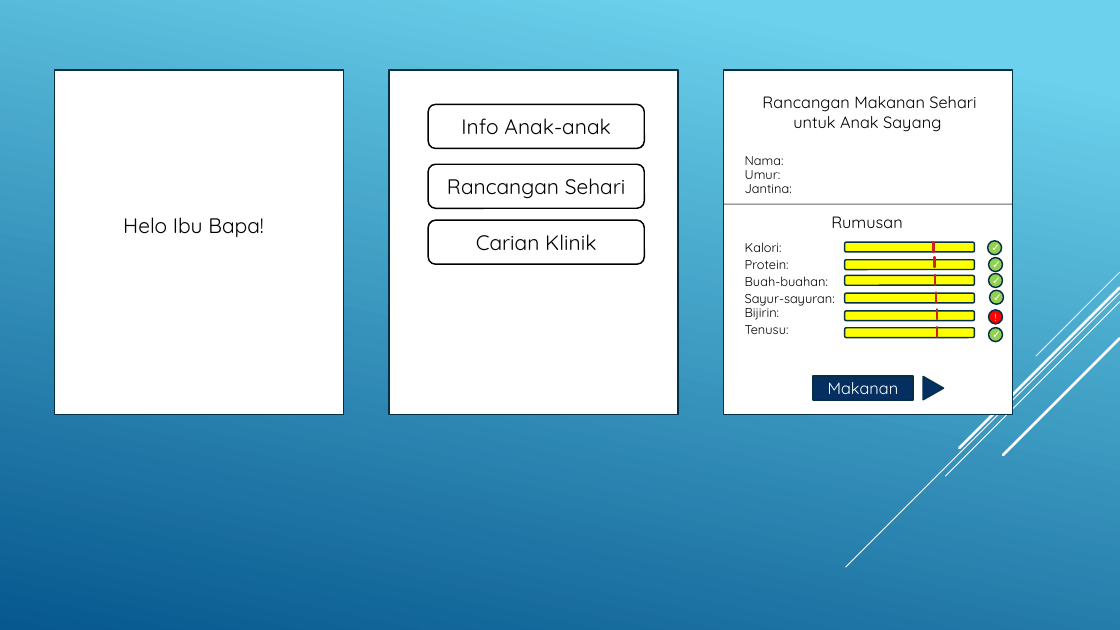
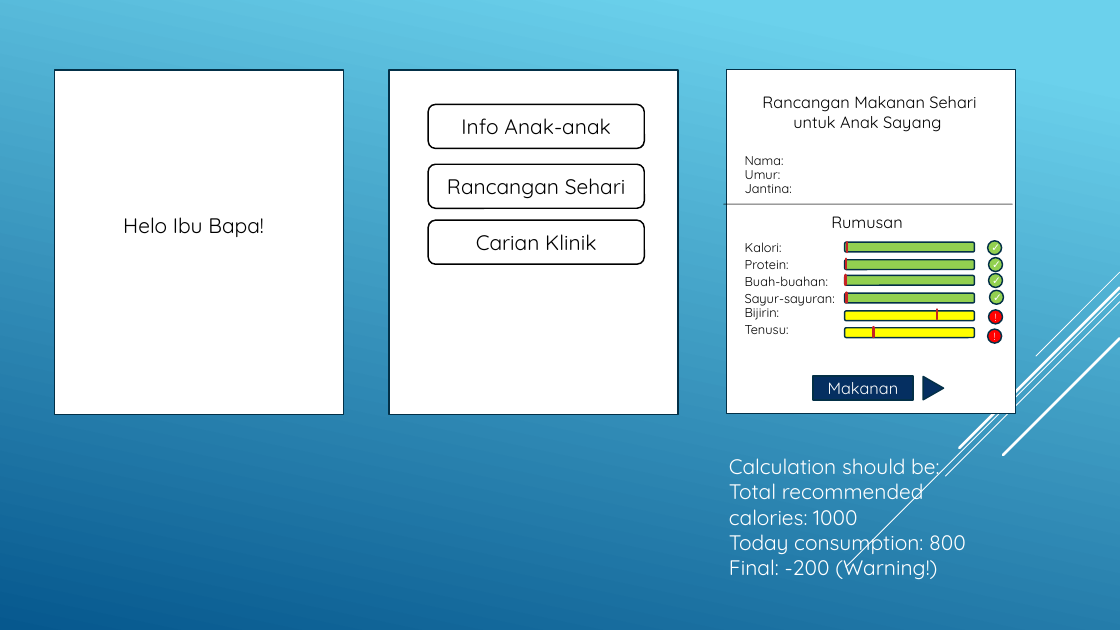
Before and after one commit to knazran/asoh, a slide deck: slide 3 of Design_Draft.pptx. Drawn at 1120x630 pixels with LibreOffice and Linux fonts; fonts in the diff are those of the drawing. Boxes give left, top, right and bottom in pixels: in the first picture for what was removed or moved away, otherwise in the second. Text is boxed around its words. In the diff, an @@ line names an element or a change of style, - is before the commit and + after.

```diff
--- a/Design_Draft.pptx
+++ b/Design_Draft.pptx
@@ rectangle: place and size @@
-rectangle at [723,70,1012,414]
+rectangle at [727,69,1016,413]
@@ 3 lines: place and size @@
-3 lines at [934,257,936,302]
+3 lines at [846,259,847,302]
@@ line moved from (933, 242) - (933, 252) to (847, 242) - (847, 252) @@
@@ fill #FFFF00 to #92D050 in 4 elements at [845,242,975,252], [845,260,975,270], [845,276,975,286], [845,293,975,303] @@
@@ line moved from (938, 327) - (938, 337) to (874, 327) - (874, 337) @@
@@ text in ellipse at [988,329,1002,344]: text changed @@
-✓
+!
@@ ellipse "!" at [988,329,1002,344]: fill #92D050 to #FF0000 @@
@@ text added at [729,458,966,579], 18 pt, text #FFFFFF @@
+Calculation should be:
+Total recommended calories: 1000
+Today consumption: 800
+Final: -200 (Warning!)
```
